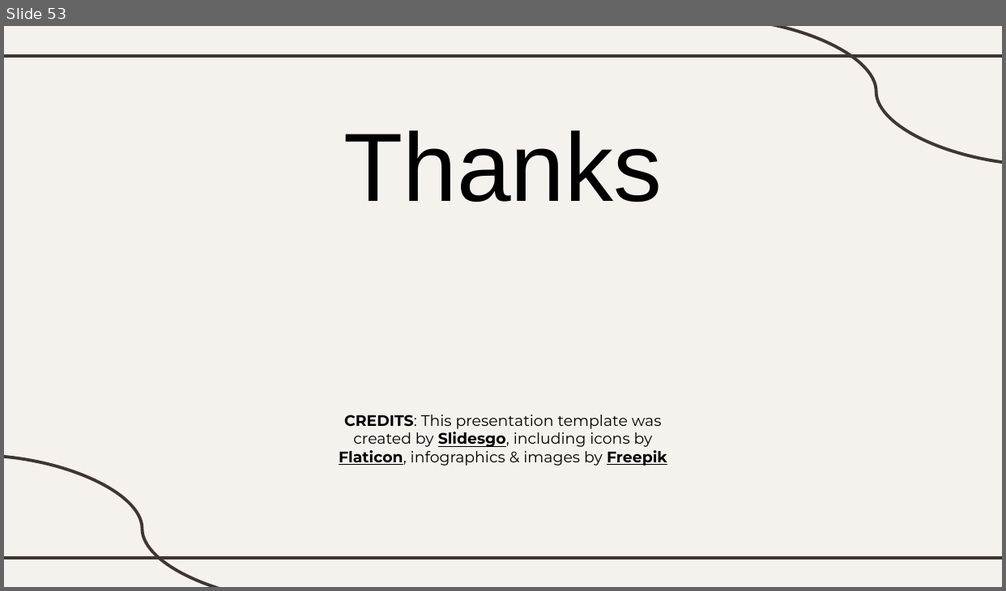
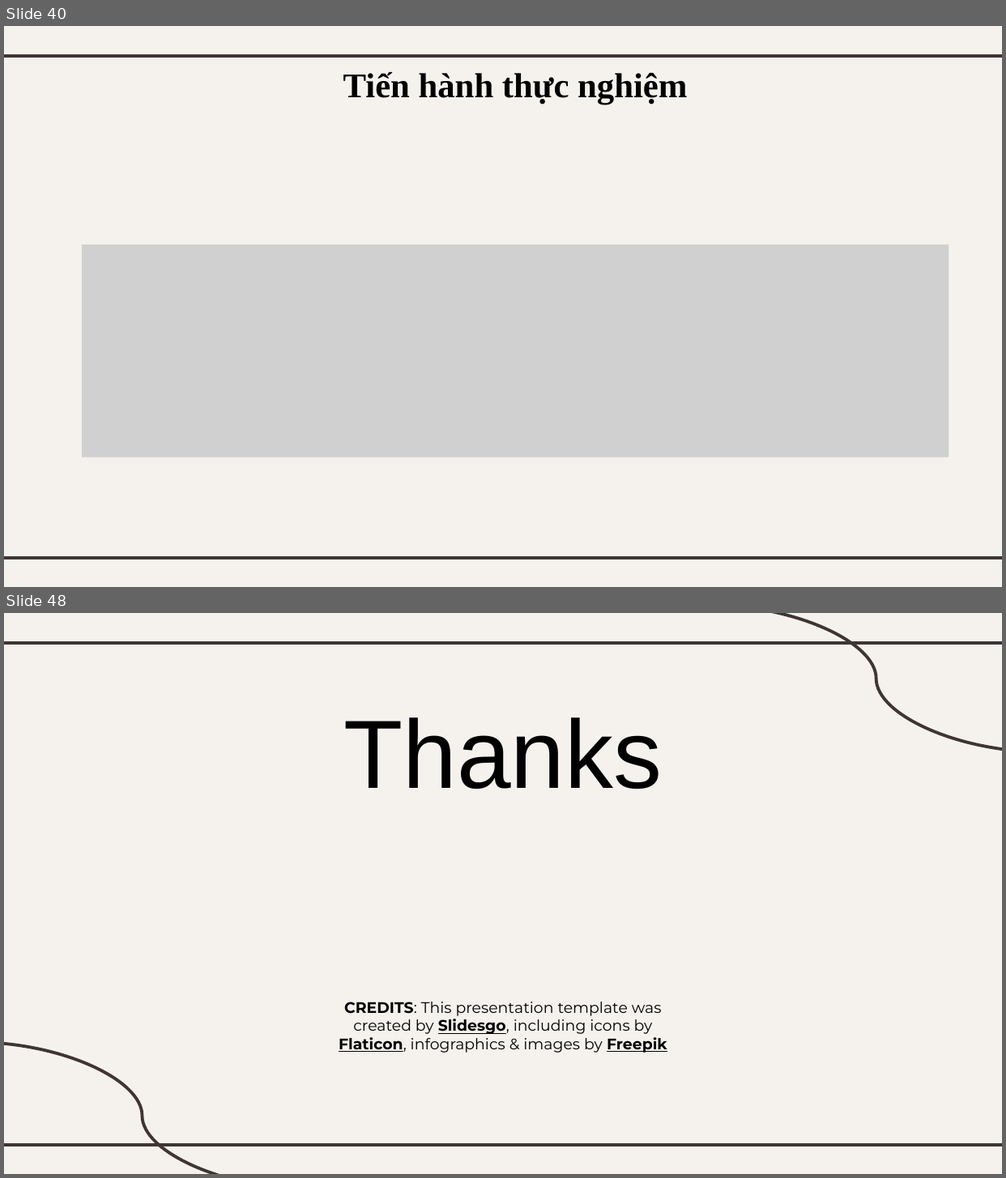
Before and after one commit to serifinal/Lifelong-ML-Naive-Bayes, a slide deck: slide.pptx. Shown one above the other, each under a label of ours: slide 53 before the commit, slides 40 and 48 after it; the slides between them are not shown. The pictures are 1006x591 and 1006x1178 pixels, drawn with LibreOffice and Linux fonts; fonts in the diff are those of the drawing; grey boxes stand for pictures. Boxes give left, top, right and bottom in pixels: in the first picture for what was removed or moved away, otherwise in the second. Text is boxed around its words. In the diff, an @@ line names an element or a change of style, - is before the commit and + after.

```diff
--- a/slide.pptx
+++ b/slide.pptx
@@ slide 40 added at (4, 26, 1002, 587), background #F5F2EE; not listed: 2 template elements that a slide beside it also shows @@
@@ title added at (343, 72, 687, 105), 25 pt, text #000000, bold @@
+Tiến hành thực nghiệm
@@ picture added at (82, 245, 949, 457) @@
@@ what was slide 53 is now slide 48 @@
```
Also in this commit, not shown: 10 slides changed, 8 other slides added, 14 slides removed, 1 other file.
